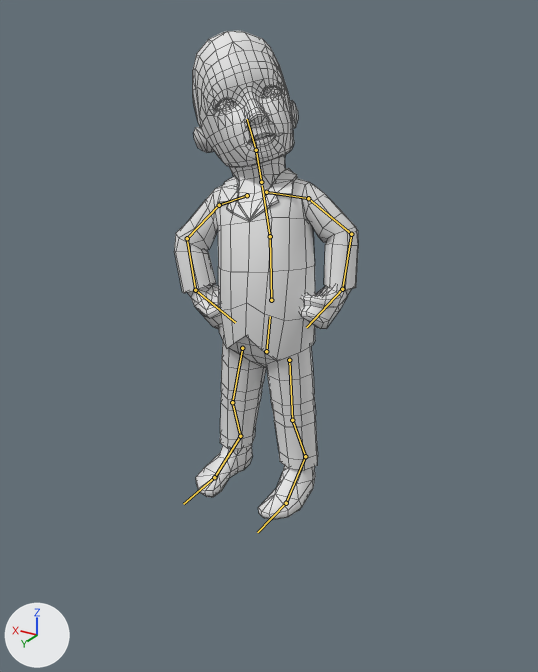
One commit to the FBX model LucidDreamer/Assets/Resources/Alex/Alex.fbx: the scene before it, then after it.
Rendered twice from a 50 mm camera at (-1.31, 2.14, 1.7) aimed at (0.03, -0.09, 0.58). Every picture has the same lights, and +X, +Y and +Z are marked at lower left. Both versions are drawn at frame 2 of the action 'Armature|HeroPose'; the numbers are the values there. The bones that bend it are drawn over the model as lines. Mesh edges are drawn as thin lines.

Objects in the first picture: 'Alex'.
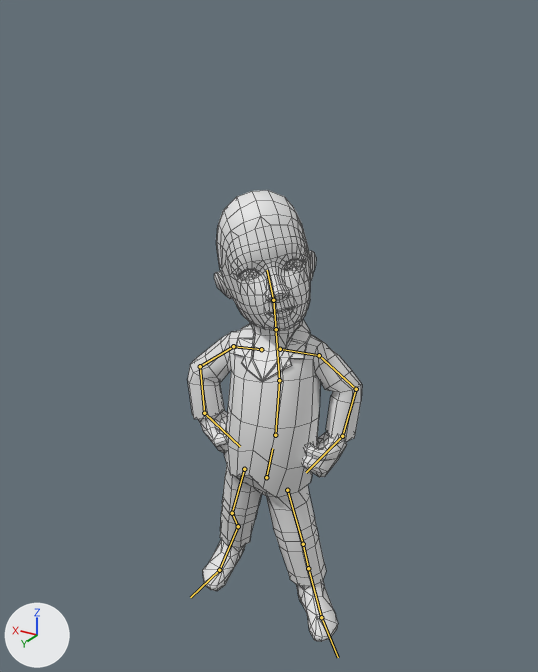
Changed parts and their boxes [x1, y1, x2, y2] in the pictures (538 x 672 px):
'Alex', posed (8% shorter): before [174, 30, 358, 520]; after [188, 190, 362, 642]
bone 'Armature|hips', root to tip: before (266, 351) to (270, 316); after (266, 477) to (272, 448)
bone 'Armature|upperleg.R', root to tip: before (242, 348) to (232, 402); after (244, 469) to (232, 513)
bone 'Armature|lowerleg.R', root to tip: before (232, 402) to (240, 436); after (232, 513) to (238, 526)
bone 'Armature|foot.R', root to tip: before (240, 436) to (214, 477); after (238, 526) to (219, 570)
bone 'Armature|toes.R', root to tip: before (214, 477) to (183, 504); after (219, 570) to (190, 597)
bone 'Armature|upperleg.L', root to tip: before (289, 360) to (292, 420); after (287, 490) to (303, 544)
bone 'Armature|lowerleg.L', root to tip: before (292, 420) to (305, 456); after (303, 544) to (308, 568)
bone 'Armature|foot.L', root to tip: before (305, 456) to (286, 503); after (308, 568) to (321, 617)
bone 'Armature|toes.L', root to tip: before (286, 503) to (257, 532); after (321, 617) to (338, 657)

What the commit changed:
Bone 'Armature|hips' (bone_armature_hips) moves from (0.0, 0.0, 0.0) to (0.0, -0.543, 0.105).
Bone 'Armature|hips' (bone_armature_hips) turns from (0, 0, 0) to (-4, 1, 8) degrees about its own x, y and z.
Bone 'Armature|upperleg.R' (bone_armature_upperleg_r) turns from (0, 0, 0) to (1, -3, 3) degrees about its own x, y and z.
Bone 'Armature|lowerleg.R' (bone_armature_lowerleg_r) turns from (0, 0, 0) to (-10, 0, -4) degrees about its own x, y and z.
Bone 'Armature|foot.R' (bone_armature_foot_r) turns from (0, 0, 0) to (-5, -9, 4) degrees about its own x, y and z.
Bone 'Armature|toes.R' (bone_armature_toes_r) turns from (0, 0, 0) to (18, 13, -12) degrees about its own x, y and z.
Bone 'Armature|upperleg.L' (bone_armature_upperleg_l) turns from (0, 0, 0) to (5, -36, 18) degrees about its own x, y and z.
Bone 'Armature|lowerleg.L' (bone_armature_lowerleg_l) turns from (0, 0, 0) to (-8, -2, 1) degrees about its own x, y and z.
Bone 'Armature|foot.L' (bone_armature_foot_l) turns from (0, 0, 0) to (-1, -11, -1) degrees about its own x, y and z.
Bone 'Armature|toes.L' (bone_armature_toes_l) turns from (0, 0, 0) to (-3, -1, 2) degrees about its own x, y and z.
